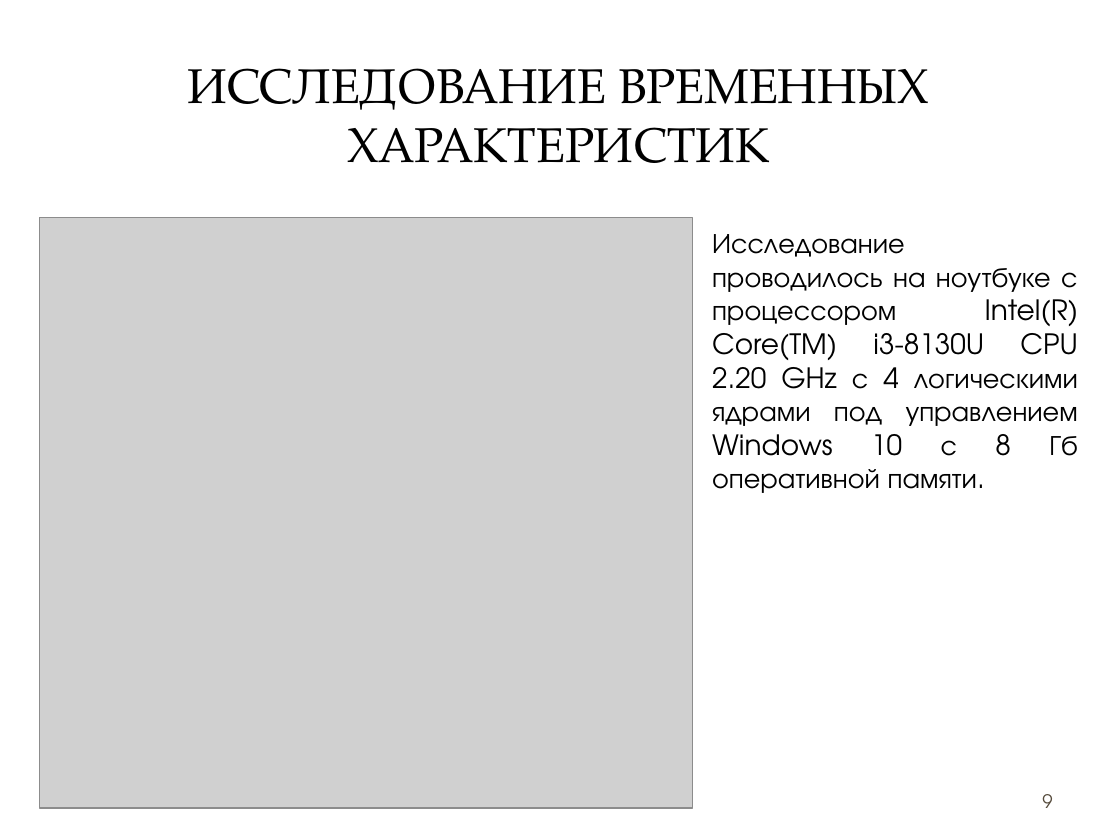
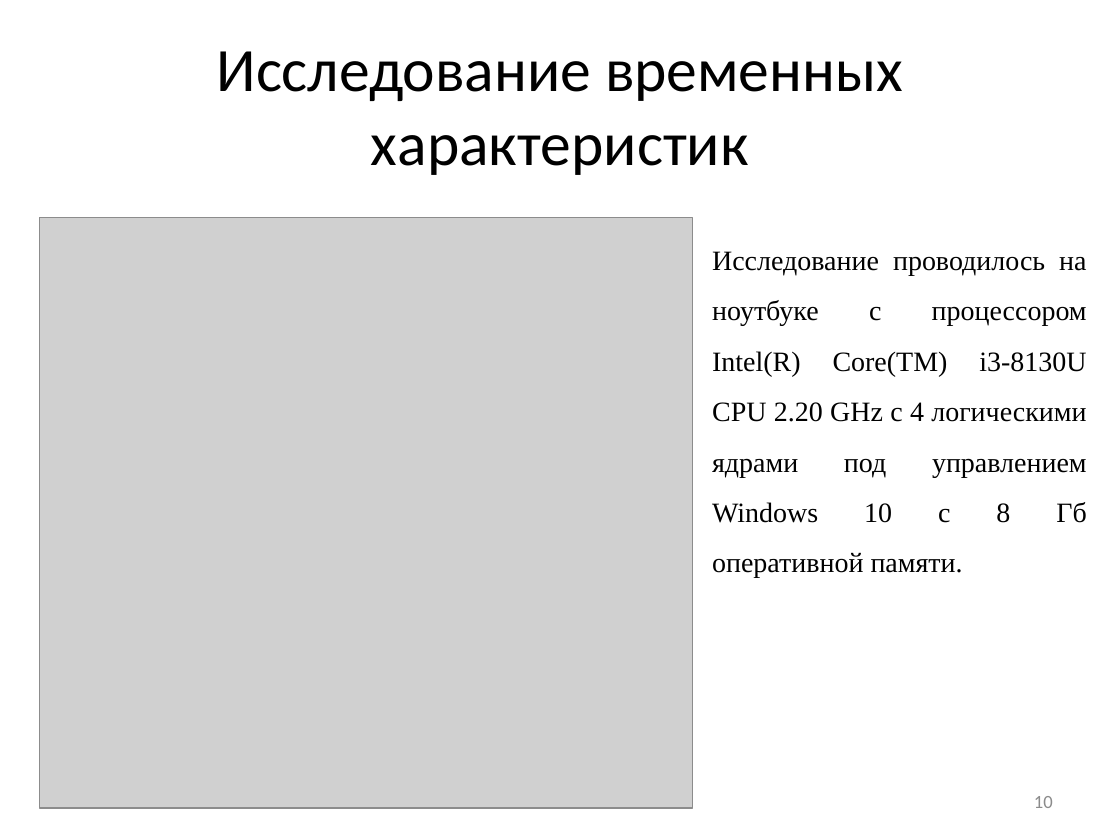
Before and after one commit to 1Bitcoin/course-project-computer-graphics, a slide deck: slide 10 of doc/Презентация.pptx (slide 9 before the commit). Drawn at 1120x840 pixels with LibreOffice and Linux fonts; fonts in the diff are those of the drawing; grey boxes stand for pictures; background and template pictures are left out. Boxes give left, top, right and bottom in pixels: in the first picture for what was removed or moved away, otherwise in the second. Text is boxed around its words. In the diff, an @@ line names an element or a change of style, - is before the commit and + after.

```diff
--- a/doc/Презентация.pptx
+++ b/doc/Презентация.pptx
@@ rounded rectangle removed at bbox=[11, 12, 1109, 829] @@
@@ rectangle removed at bbox=[34, 34, 1086, 196] @@
@@ rectangle removed at bbox=[46, 46, 1073, 183] @@
@@ title at bbox=[217, 51, 903, 175]: text changed; size 31.5 to 39.6 pt; font TeX Gyre Pagella to Calibri @@
-ИССЛЕДОВАНИЕ ВРЕМЕННЫХ ХАРАКТЕРИСТИК
+Исследование временных характеристик
@@ text "Исследование проводилось на ноутбуке с ..." at bbox=[712, 251, 1087, 578]: font TeX Gyre Adventor to Times New Roman; line spacing 1 to 1.5 @@
@@ page number at bbox=[1034, 796, 1053, 808]: text changed; font TeX Gyre Adventor to Calibri; text colour #564B3C to #8C8C8C @@
-9
+10
```
Also in this commit, not shown: 5 other slides changed, 5 slides added, 4 slides removed, 2 other files.
